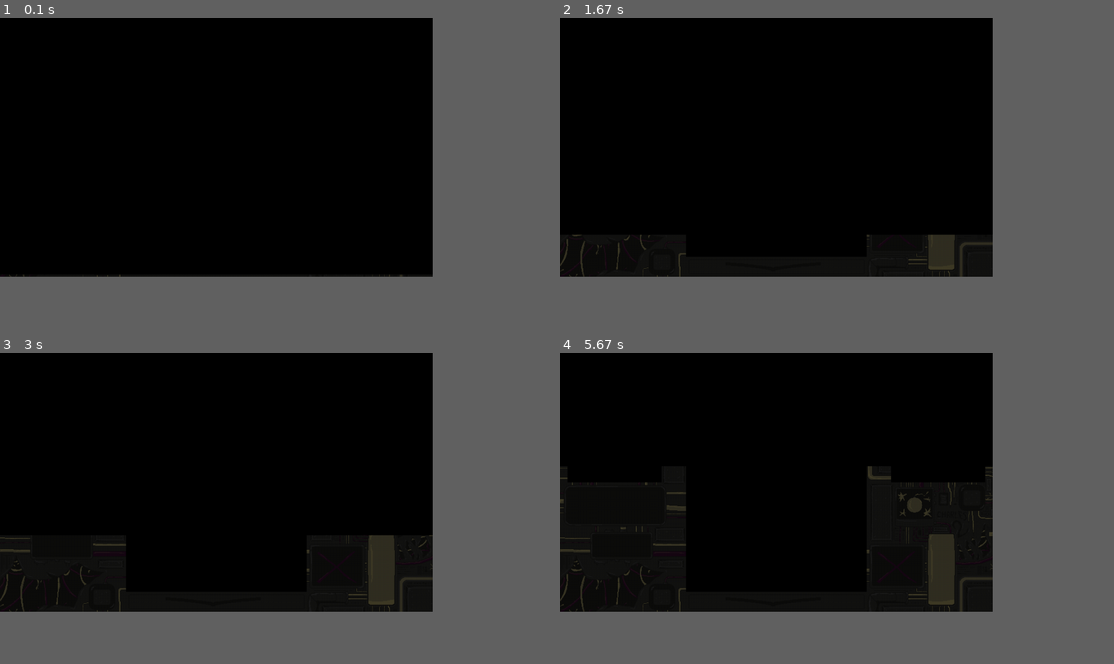
Above: before the commit, frames 1-4 (two rows, left to right).
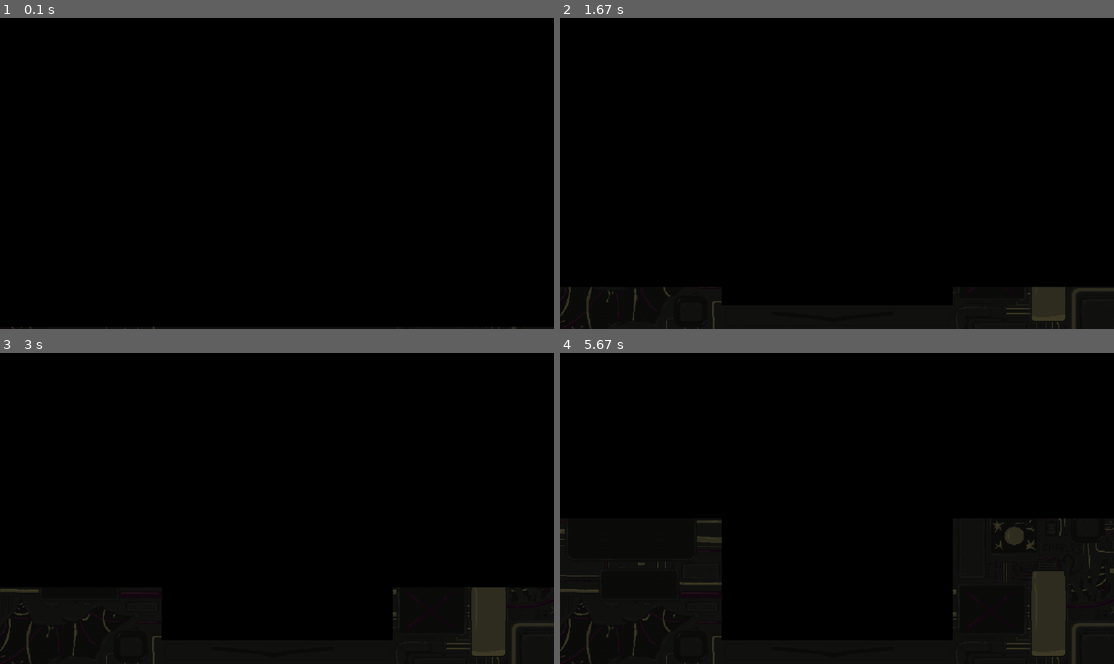
Above: after the commit, the same moments.

Repository: charles-kahlenberg/Bomb-defusal
Game: pygame game, started from pygameIntro.py
Two runs of this game, one before a commit and one after it. Both use one fixed random seed, a clock stepped at 60 frames per second and the inputs below.
Inputs:
- Up to frame 1 (0.1 s): no input
- Up to frame 2 (1.67 s): no input
- Up to frame 3 (3 s): no input
- Up to frame 4 (5.67 s): no input
In our replay, the window is 703x421 before the commit and 900x506 after it. These sizes can differ from the game's own. Grey fills any space a smaller window leaves; there, only what the larger window draws over its background counts as a difference.

The runs differ from the first frame. In frame 1, less than 0.1% of the frame differs, in the area x 1-94%, y 82-100%; in frame 2, 2.2%; in frame 3, 3.8%; in frame 4, 5.2%, in the area x 0-100%, y 36-100%.

Commit message:
Update pygameIntro.py

Diff:
--- a/pygameIntro.py
+++ b/pygameIntro.py
@@ -1,17 +1,29 @@
 import pygame
 
 
-def main():
-    pygame.mixer.init()
-    pygame.init()
+def main(screen=None, clock=None):
+    if not pygame.get_init():
+        pygame.init()
 
-    screen = pygame.display.set_mode((800, 480))
-    pygame.display.set_caption("Rectangle Test")
+    if not pygame.mixer.get_init():
+        pygame.mixer.init()
+
+    created_display = screen is None
+    if screen is None:
+        screen = pygame.display.set_mode((1024, 576))
+
+    if clock is None:
+        clock = pygame.time.Clock()
+
+    pygame.display.set_caption("Defuse the Bomb")
 
     bg = pygame.image.load("base.png").convert()
+    bg = pygame.transform.scale(bg, screen.get_size())
 
-    rect_pos = pygame.Rect(0, 0, 800, 480)
-    rect_surf = pygame.Surface((800, 480), pygame.SRCALPHA)
+    screen_width, screen_height = screen.get_size()
+
+    rect_pos = pygame.Rect(0, 0, screen_width, screen_height)
+    rect_surf = pygame.Surface((screen_width, screen_height), pygame.SRCALPHA)
     rect_surf.fill((0, 0, 0, 160))
 
     messages = [
@@ -39,7 +51,6 @@
     speed = 1
     doorup = False
 
-    clock = pygame.time.Clock()
     running = True
 
     while running:
@@ -47,7 +58,7 @@
 
         for event in pygame.event.get():
             if event.type == pygame.QUIT:
-                running = False
+                return False
 
             if event.type == pygame.KEYDOWN:
                 if event.key == pygame.K_RETURN and done and activem < len(messages) - 1:
@@ -93,7 +104,9 @@
         pygame.display.flip()
         clock.tick(24)
 
-    pygame.quit()
+    if created_display:
+        pygame.quit()
+
     return True
 
 
